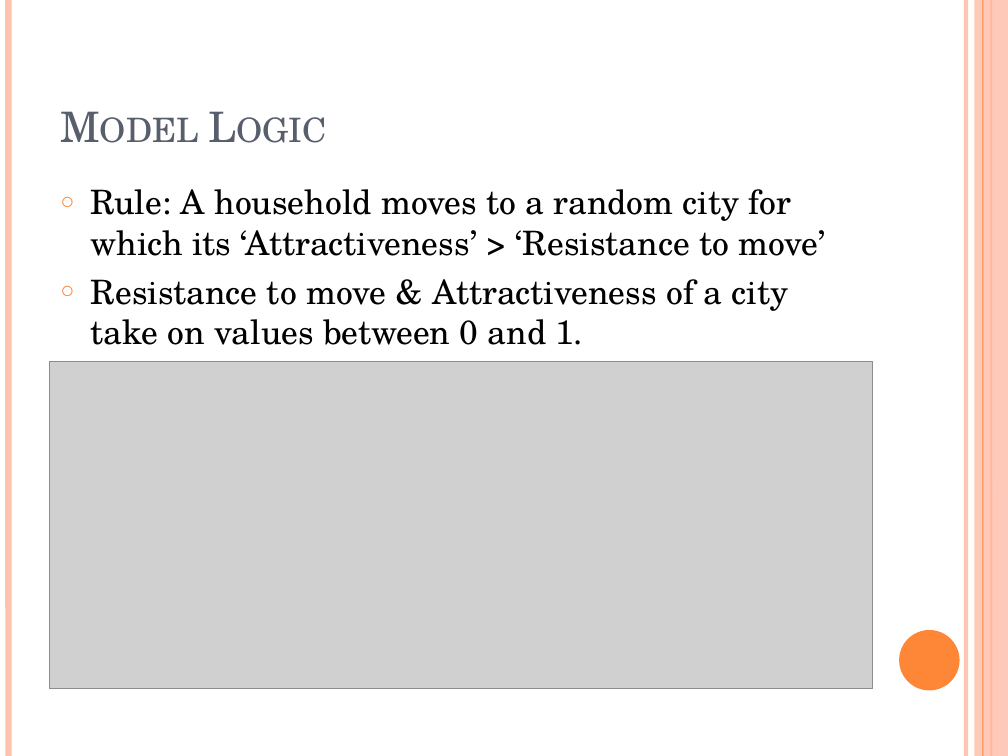
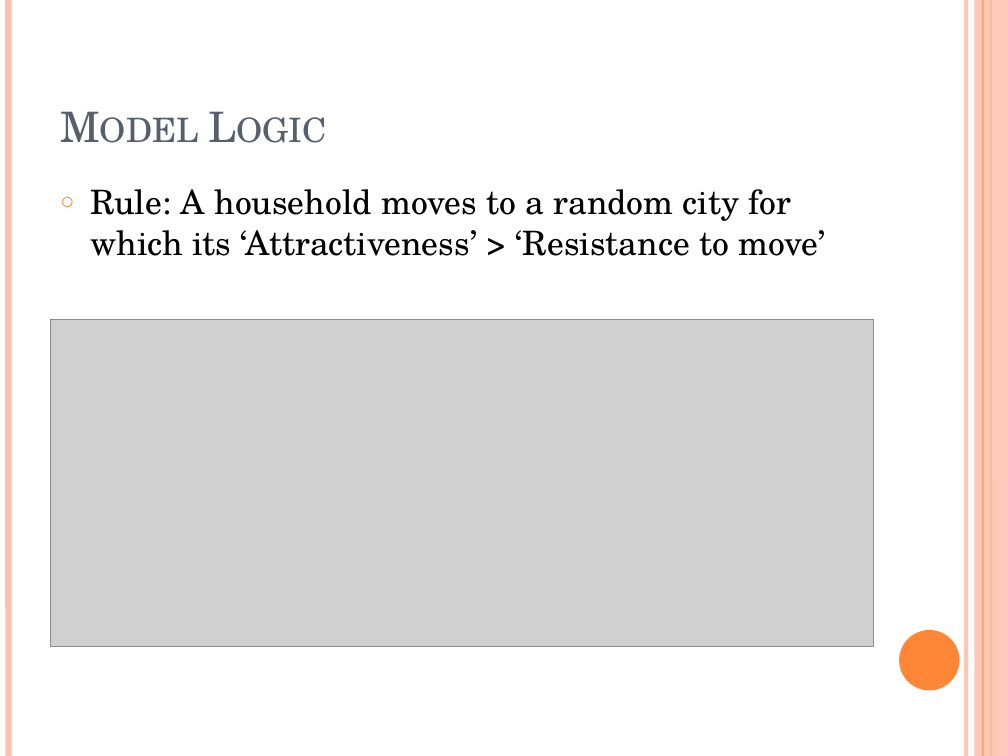
Before and after one commit to MBrouns/Zipfs-Law-and-city-development, a slide deck: slide 7 of docs/Presentation version 2.pptx. Drawn at 1008x756 pixels with LibreOffice and Linux fonts; fonts in the diff are those of the drawing; grey boxes stand for pictures. Boxes give left, top, right and bottom in pixels: in the first picture for what was removed or moved away, otherwise in the second. Text is boxed around its words. In the diff, an @@ line names an element or a change of style, - is before the commit and + after.

```diff
--- a/docs/Presentation version 2.pptx
+++ b/docs/Presentation version 2.pptx
@@ text at (x1=91, y1=279, x2=789, y2=345): paragraph removed @@
-○ Resistance to move & Attractiveness of a city take on values between 0 and 1.
@@ picture moved from (x1=49, y1=361, x2=873, y2=688) to (x1=50, y1=320, x2=874, y2=647) @@
```
Also in this commit, not shown: 13 other slides changed, 2 slides added, 1 slide removed, 1 other file.
